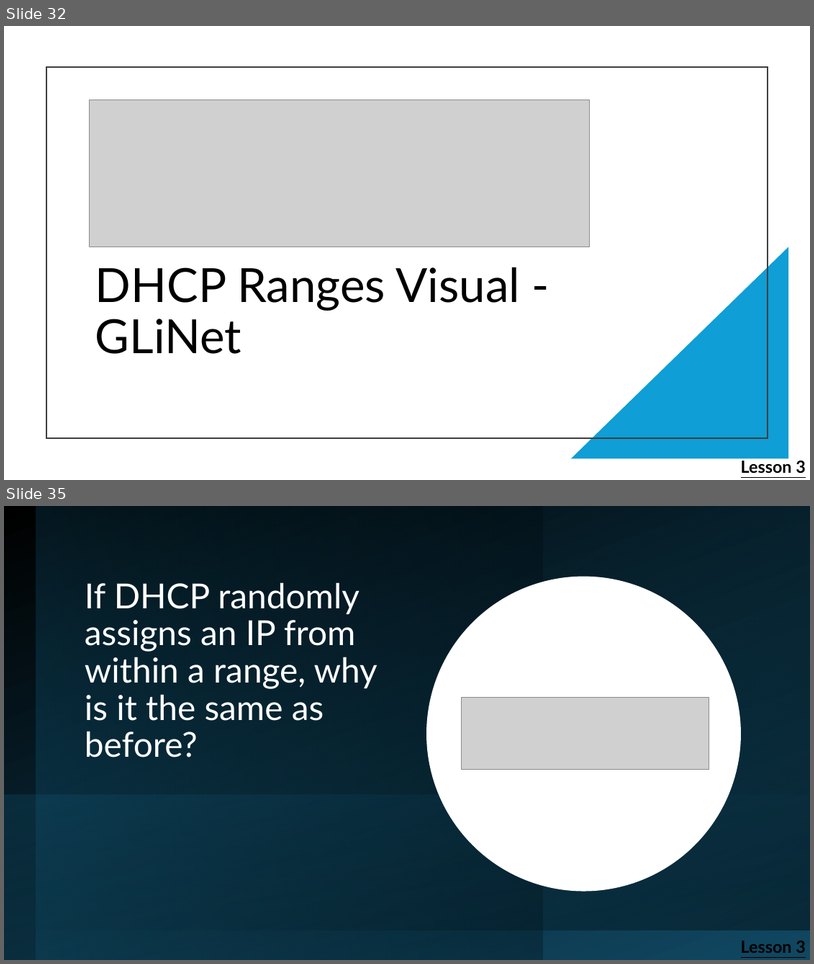
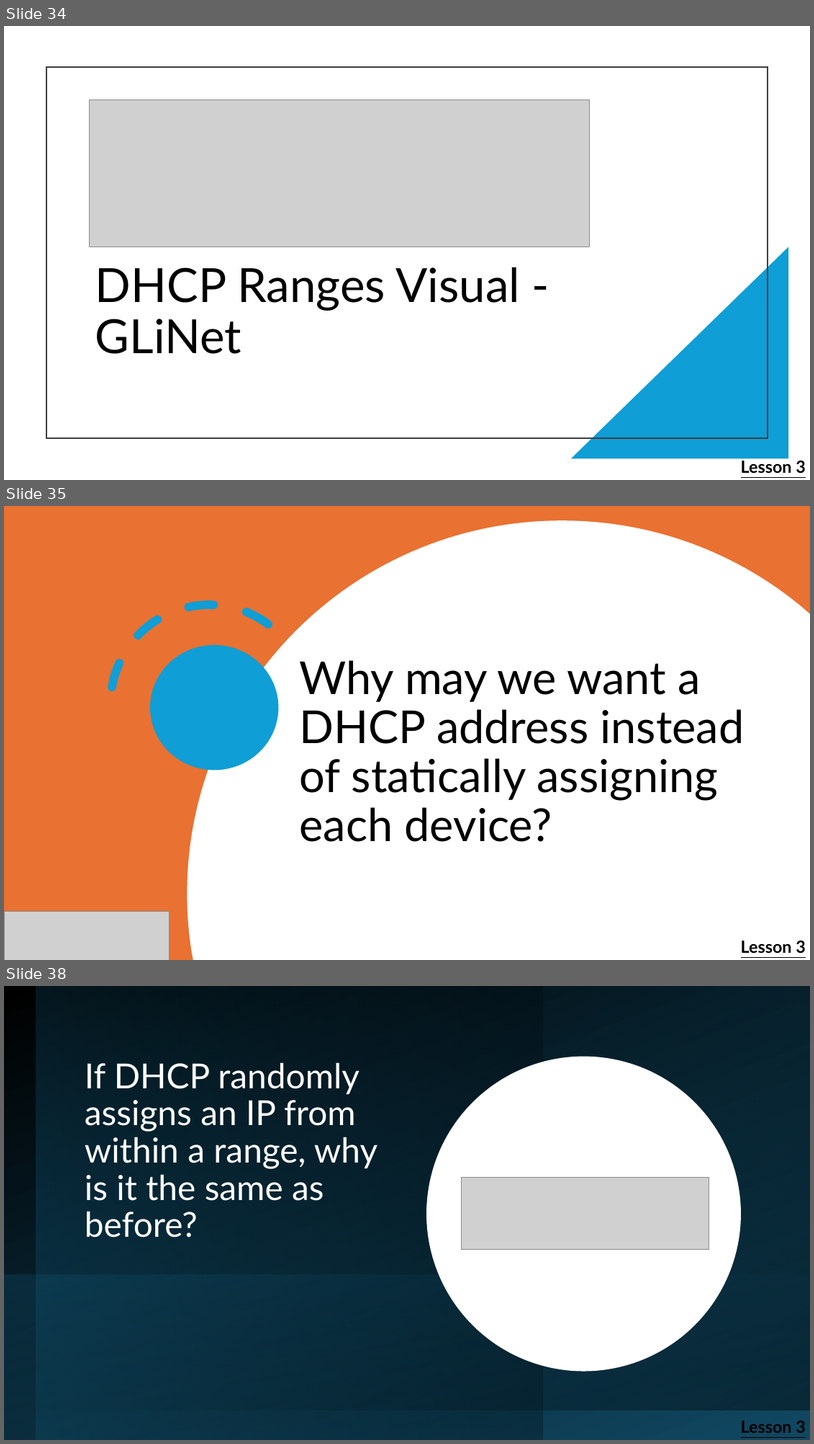
Before and after one commit to cadenkelly-lang/CyberSec-Networking-2026-REU, a slide deck: Module Content, End of Summer Presentation Content/Training Module Slides.pptx. Shown one above the other, each under a label of ours: slides 32 and 35 before the commit, slides 34, 35 and 38 after it; the slides between them are not shown. The pictures are 814x964 and 814x1444 pixels, drawn with LibreOffice and Linux fonts; fonts in the diff are those of the drawing; grey boxes stand for pictures. Boxes give left, top, right and bottom in pixels: in the first picture for what was removed or moved away, otherwise in the second. Text is boxed around its words. In the diff, an @@ line names an element or a change of style, - is before the commit and + after.

```diff
--- a/Module Content, End of Summer Presentation Content/Training Module Slides.pptx
+++ b/Module Content, End of Summer Presentation Content/Training Module Slides.pptx
@@ slide 35 added at (x1=4, y1=506, x2=810, y2=960), background #FFFFFF @@
@@ rectangle added at (x1=4, y1=506, x2=810, y2=960), fill #E97132 @@
@@ freeform shape added at (x1=188, y1=520, x2=810, y2=960), fill #FFFFFF @@
@@ arc (boxed as its full ellipse) added at (x1=70, y1=564, x2=348, y2=842), outline #0F9ED5 10 pt dashed @@
@@ ellipse added at (x1=150, y1=645, x2=278, y2=770), fill #0F9ED5 @@
@@ title added at (x1=300, y1=660, x2=745, y2=842), 54 pt, text #000000 @@
+Why may we want a DHCP address instead of statically assigning each device?
@@ picture added at (x1=4, y1=911, x2=169, y2=960) @@
@@ text added at (x1=741, y1=940, x2=806, y2=953), 20 pt, text #000000, bold, underline @@
+Lesson 3
@@ what was slide 32 is now slide 34 @@
@@ what was slide 35 is now slide 38 @@
```
Also in this commit, not shown: 10 slides changed, 2 other slides added, 1 slide removed, 1 other file.
